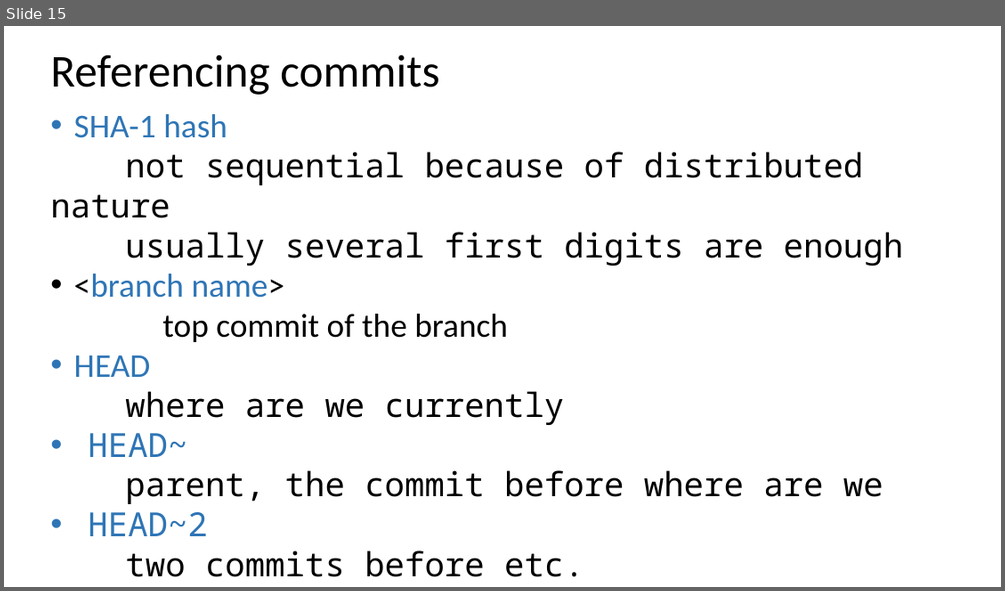
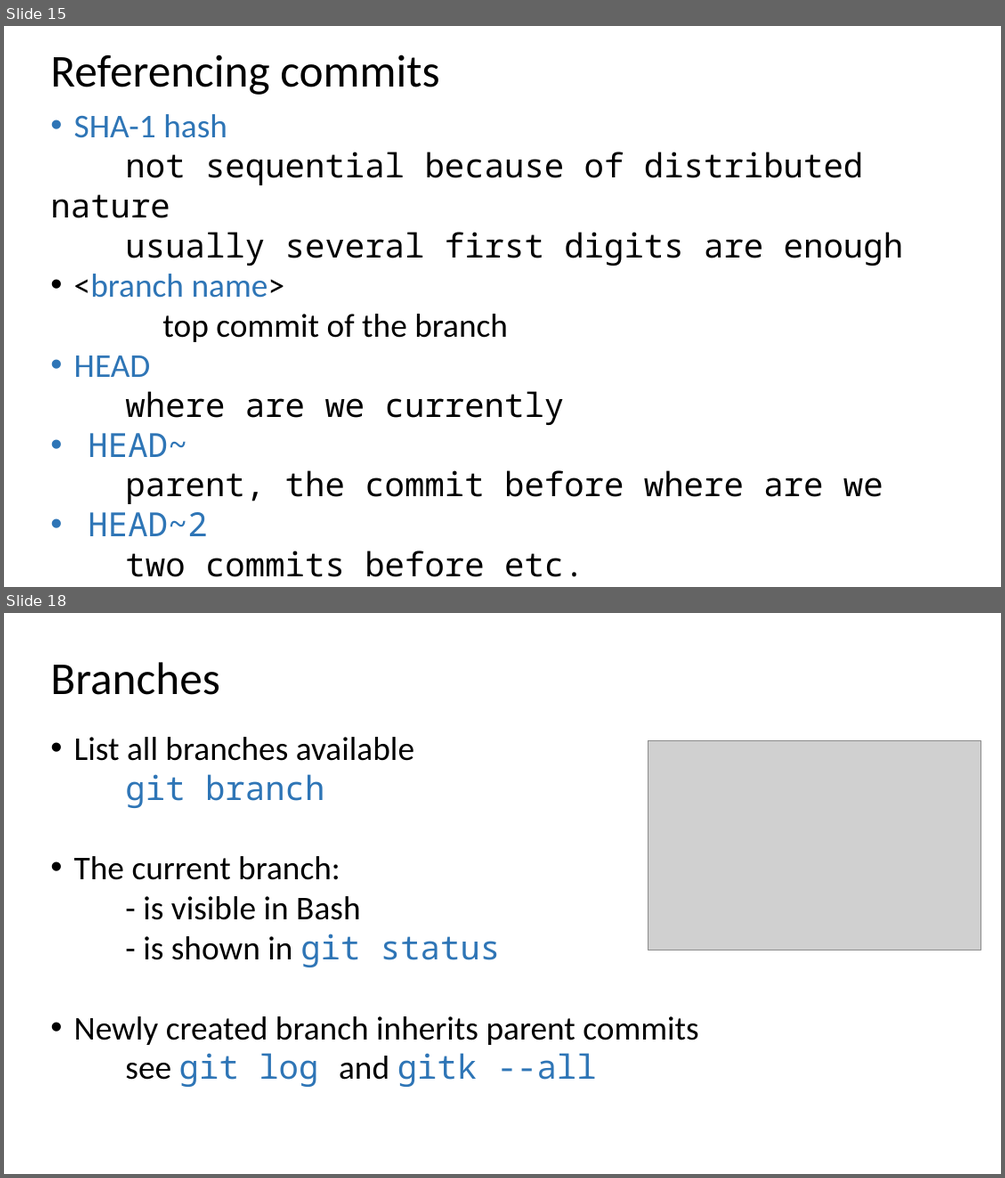
Before and after one commit to ogvolkov/git-101, a slide deck: git101.pptx. Shown one above the other, each under a label of ours: slide 15 before the commit, slides 15 and 18 after it; the slides between them are not shown. The pictures are 1005x591 and 1005x1178 pixels, drawn with LibreOffice and Linux fonts; fonts in the diff are those of the drawing; grey boxes stand for pictures. Boxes give left, top, right and bottom in pixels: in the first picture for what was removed or moved away, otherwise in the second. Text is boxed around its words. In the diff, an @@ line names an element or a change of style, - is before the commit and + after.

```diff
--- a/git101.pptx
+++ b/git101.pptx
@@ slide 18 added at (4,613,1001,1174), background #FFFFFF @@
@@ text added at (50,662,219,695), 44 pt, text #000000 @@
+Branches
@@ text added at (74,737,698,1086), 32 pt, text #000000 @@
+• List all branches available
+git branch
+• The current branch:
+- is visible in Bash
+- is shown in git status
+• Newly created branch inherits parent commits
+see git log and gitk --all
@@ picture added at (647,740,980,949) @@
```
Also in this commit, not shown: 7 slides changed, 4 other slides added, 1 slide removed.
